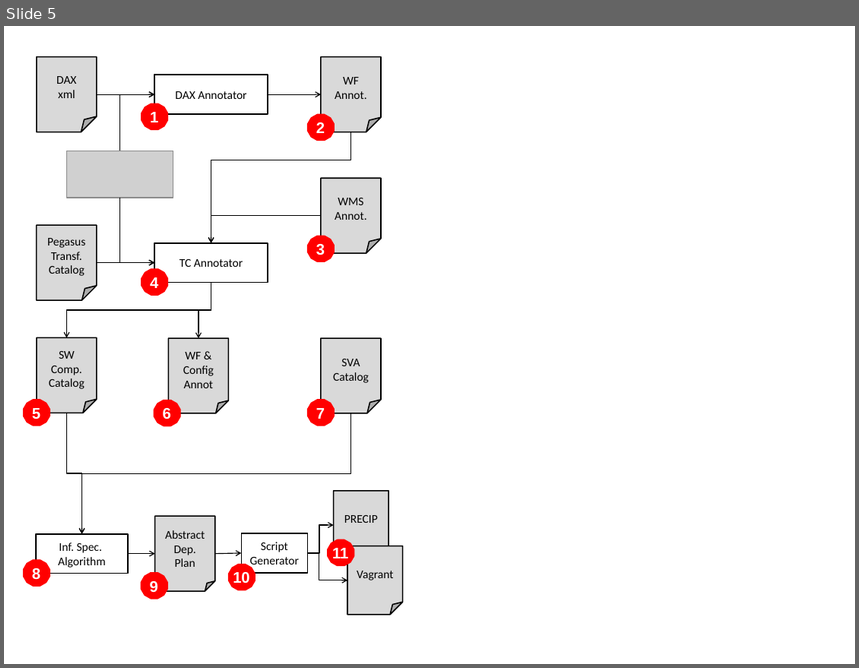
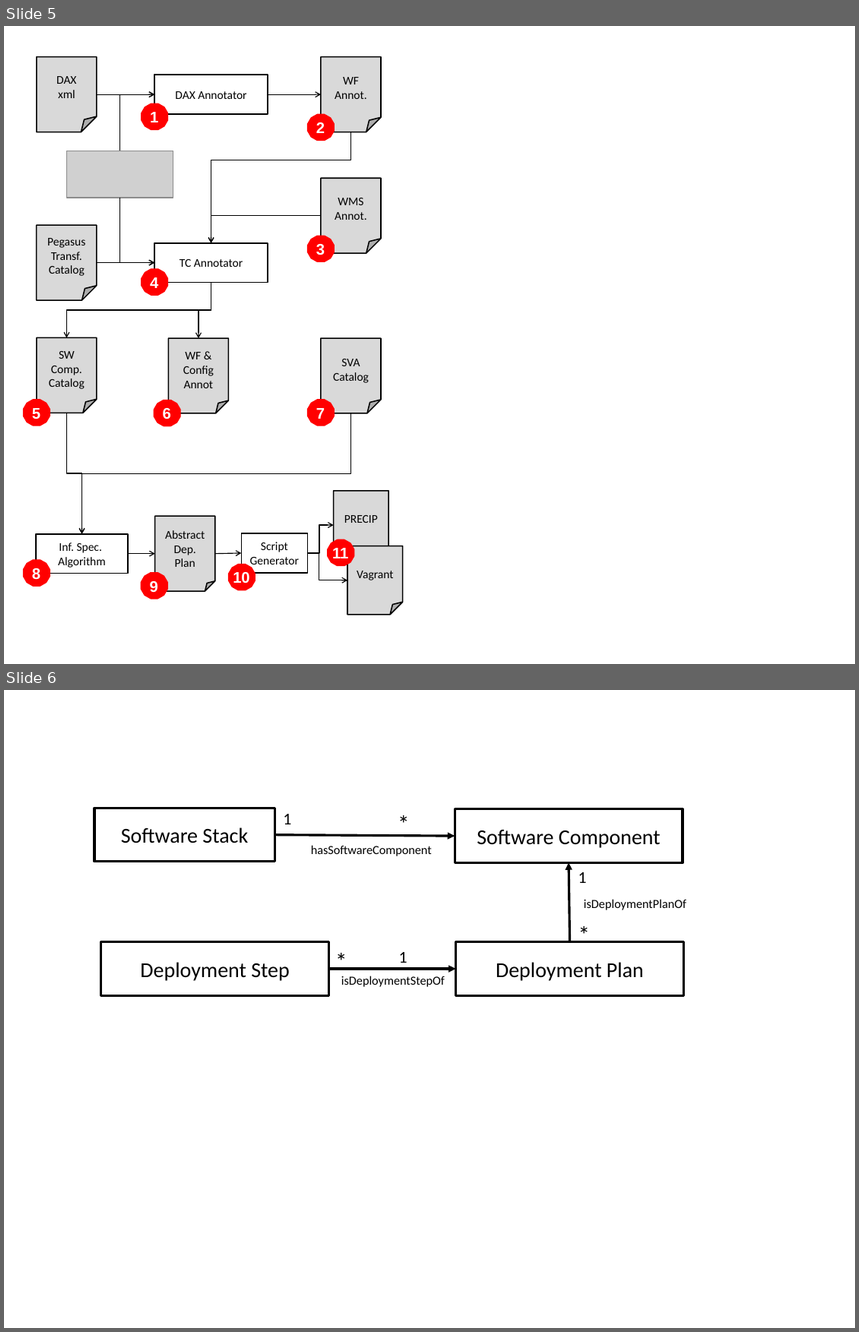
Before and after one commit to rafaelfsilva/workflow-reproducibility, a slide deck: data/Diagrams.pptx. Shown one above the other, each under a label of ours: slide 5 before the commit, slides 5 and 6 after it. The pictures are 859x668 and 859x1332 pixels, drawn with LibreOffice and Linux fonts; fonts in the diff are those of the drawing; grey boxes stand for pictures. Boxes give left, top, right and bottom in pixels: in the first picture for what was removed or moved away, otherwise in the second. Text is boxed around its words. In the diff, an @@ line names an element or a change of style, - is before the commit and + after.

```diff
--- a/data/Diagrams.pptx
+++ b/data/Diagrams.pptx
@@ slide 6 added at <box>4,690,855,1328</box>, background #FFFFFF @@
@@ rectangle added at <box>94,809,275,862</box>, fill #FFFFFF, outline #000000 2 pt, 18 pt, text #000000 @@
+Software Stack
@@ text added at <box>283,814,291,825</box>, 14 pt, text #000000 @@
+1
@@ text added at <box>389,804,416,841</box>, 20 pt, text #000000 @@
+*
@@ rectangle added at <box>455,809,683,863</box>, fill #FFFFFF, outline #000000 2 pt, 18 pt, text #000000 @@
+Software Component
@@ arrow added from (275, 834) to (455, 837), #000000 2 pt @@
@@ text added at <box>311,845,432,856</box>, 10.5 pt, text #000000 @@
+hasSoftwareComponent
@@ arrow added from (570, 942) to (569, 863), #000000 2 pt @@
@@ text added at <box>579,872,587,883</box>, 14 pt, text #000000 @@
+1
@@ text added at <box>570,916,597,953</box>, 20 pt, text #000000 @@
+*
@@ text added at <box>584,899,686,910</box>, 10.5 pt, text #000000 @@
+isDeploymentPlanOf
@@ rectangle added at <box>101,942,329,996</box>, fill #FFFFFF, outline #000000 2 pt, 18 pt, text #000000 @@
+Deployment Step
@@ text added at <box>328,942,354,980</box>, 20 pt, text #000000 @@
+*
@@ text added at <box>399,952,408,963</box>, 14 pt, text #000000 @@
+1
@@ rectangle added at <box>456,942,684,996</box>, fill #FFFFFF, outline #000000 2 pt, 18 pt, text #000000 @@
+Deployment Plan
@@ arrow added from (329, 969) to (456, 969), #000000 2 pt @@
@@ text added at <box>341,976,445,987</box>, 10.5 pt, text #000000 @@
+isDeploymentStepOf
```
Also in this commit, not shown: 3 other files.
